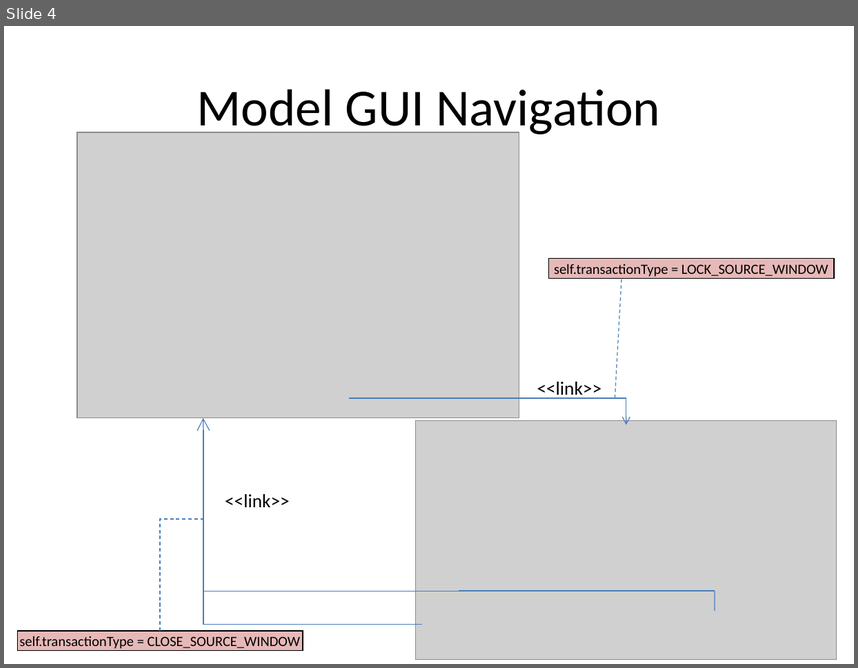
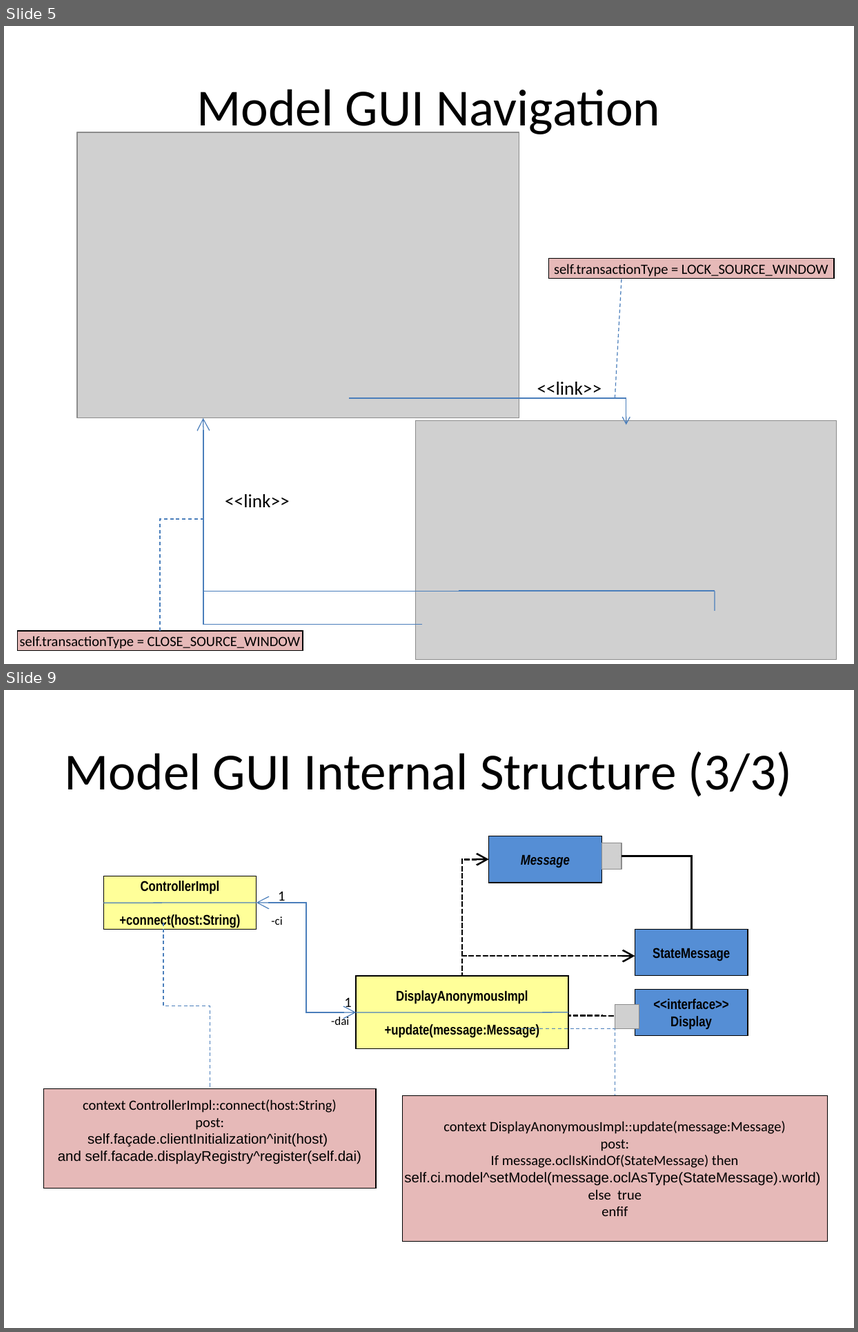
Before and after one commit to krishprince/rollerslam, a slide deck: docs/GUI/GUIModels_V.0.1.ppt. Shown one above the other, each under a label of ours: slide 4 before the commit, slides 5 and 9 after it; the slides between them are not shown. The pictures are 858x668 and 858x1332 pixels, drawn with LibreOffice and Linux fonts; fonts in the diff are those of the drawing; grey boxes stand for pictures. Boxes give left, top, right and bottom in pixels: in the first picture for what was removed or moved away, otherwise in the second. Text is boxed around its words. In the diff, an @@ line names an element or a change of style, - is before the commit and + after.

Commit message:
Uploading draft models; Fixing code formating on ControllerImpl.java; Created a new method in GameCanvas to update graphic content, so it would be better to model using UML.

```diff
--- a/docs/GUI/GUIModels_V.0.1.ppt
+++ b/docs/GUI/GUIModels_V.0.1.ppt
@@ slide 9 added at (4, 690, 854, 1328), background #FFFFFF @@
@@ title added at (64, 751, 793, 797), 44 pt, text #000000 @@
+Model GUI Internal Structure (3/3)
@@ rectangle added at (488, 836, 602, 883), fill #558ED5, outline #000000 0.74 pt, 12 pt, text #000000, bold, italic @@
+Message
@@ picture added at (602, 843, 621, 869) @@
@@ elbow arrow added from (462, 976) to (488, 859), #000000 1.5 pt dashed @@
@@ elbow line added from (692, 929) to (621, 856), #000000 1.5 pt @@
@@ rectangle added at (103, 876, 257, 929), fill #FFFF99, outline #000000 0.74 pt, 12 pt, text #000000, bold @@
+ControllerImpl
++connect(host:String)
@@ text added at (278, 891, 285, 903), 12 pt, text #000000 @@
+1
@@ line added from (103, 903) to (257, 903), #4A7EBB 0.74 pt @@
@@ elbow double arrow added from (257, 903) to (356, 1012), #4A7EBB 0.74 pt @@
@@ text added at (271, 916, 282, 925), 10 pt, text #000000 @@
+-ci
@@ elbow line added from (163, 922) to (210, 1089), #4A7EBB 0.74 pt dashed @@
@@ rectangle added at (635, 929, 748, 976), fill #558ED5, outline #000000 0.74 pt, 12 pt, text #000000, bold @@
+StateMessage
@@ elbow arrow added from (462, 976) to (635, 956), #000000 1.5 pt dashed @@
@@ rectangle added at (356, 976, 568, 1049), fill #FFFF99, outline #000000 0.74 pt, 12 pt, text #000000, bold @@
+DisplayAnonymousImpl
++update(message:Message)
@@ text added at (344, 997, 351, 1011), 12 pt, text #000000 @@
+1
@@ rectangle added at (635, 989, 748, 1036), fill #558ED5, outline #000000 0.74 pt, 12 pt, text #000000, bold @@
+<<interface>>
+Display
@@ text added at (331, 1015, 349, 1025), 10 pt, text #000000 @@
+-dai
@@ line added from (356, 1012) to (568, 1012), #4A7EBB 0.74 pt @@
@@ elbow line added from (635, 1016) to (568, 1016), #000000 1.5 pt dashed @@
@@ picture added at (615, 1005, 640, 1029) @@
@@ elbow line added from (516, 1028) to (615, 1096), #4A7EBB 0.74 pt dashed @@
@@ rectangle added at (44, 1089, 377, 1188), fill #E6B9B8, outline #000000 0.74 pt, 12 pt, text #000000 @@
+context ControllerImpl::connect(host:String)
+post:
+self.façade.clientInitialization^init(host)
+and self.facade.displayRegistry^register(self.dai)
@@ rectangle added at (403, 1096, 828, 1242), fill #E6B9B8, outline #000000 0.74 pt, 12 pt, text #000000 @@
+context DisplayAnonymousImpl::update(message:Message)
+post:
+If message.oclIsKindOf(StateMessage) then
+self.ci.model^setModel(message.oclAsType(StateMessage).world)
+else true
+enfif
@@ what was slide 4 is now slide 5 @@
```
Also in this commit, not shown: 3 slides changed, 2 other slides added, 1 slide removed, 2 other files.
